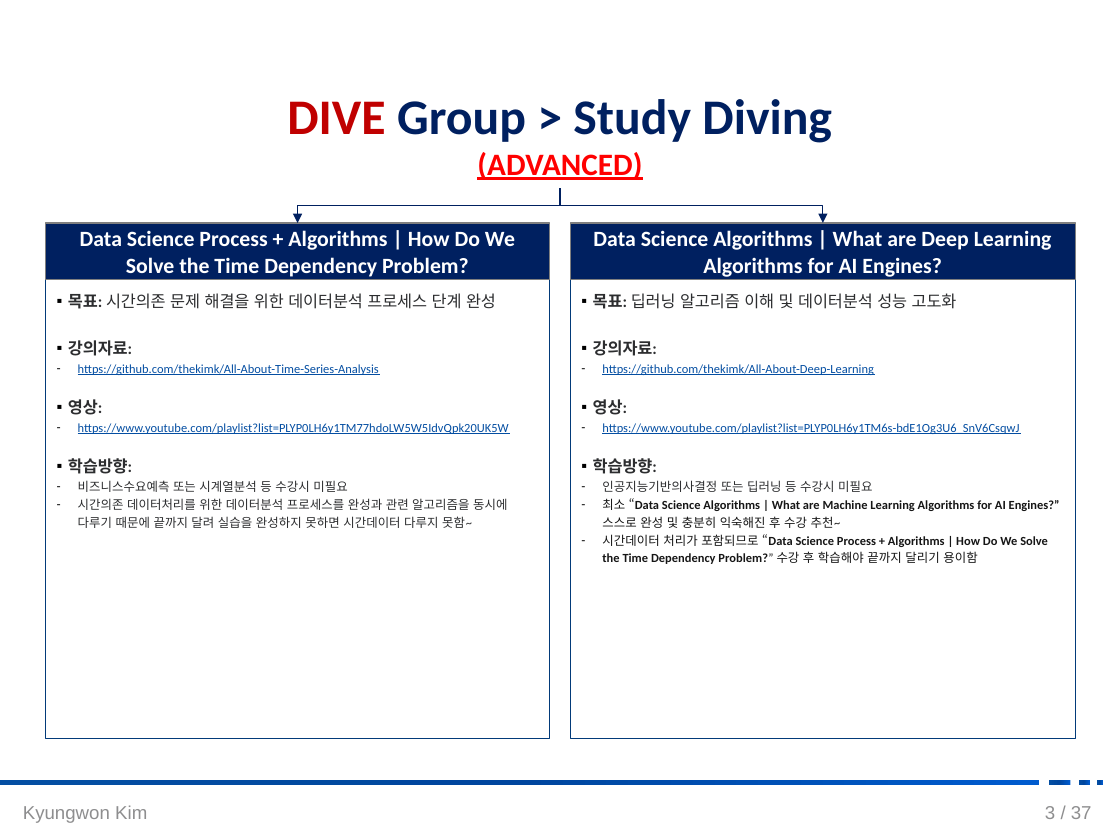
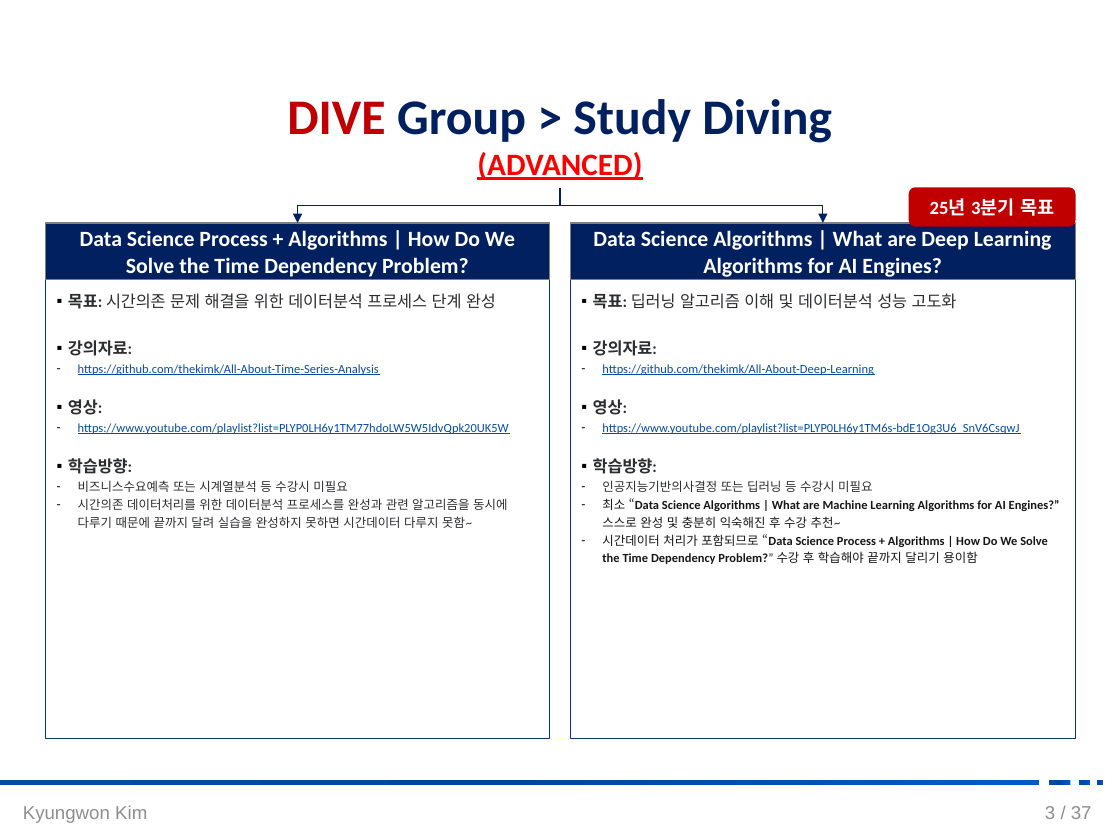
Before and after one commit to DataWizardd/DEBA-Research, a slide deck: slide 4 of [Document]/소개운영자료/[DIVE_운영방향_김경원교수].pptx. Drawn at 1120x840 pixels with LibreOffice and Linux fonts; fonts in the diff are those of the drawing; background and template pictures are left out. Boxes give left, top, right and bottom in pixels: in the first picture for what was removed or moved away, otherwise in the second. Text is boxed around its words. In the diff, an @@ line names an element or a change of style, - is before the commit and + after.

```diff
--- a/[Document]/소개운영자료/[DIVE_운영방향_김경원교수].pptx
+++ b/[Document]/소개운영자료/[DIVE_운영방향_김경원교수].pptx
@@ rounded rectangle added at (908,187,1075,226), fill #C00000, 12 pt, text #FFFFFF, bold @@
+25년 3분기 목표
```
Also in this commit, not shown: 1 other slide changed.
